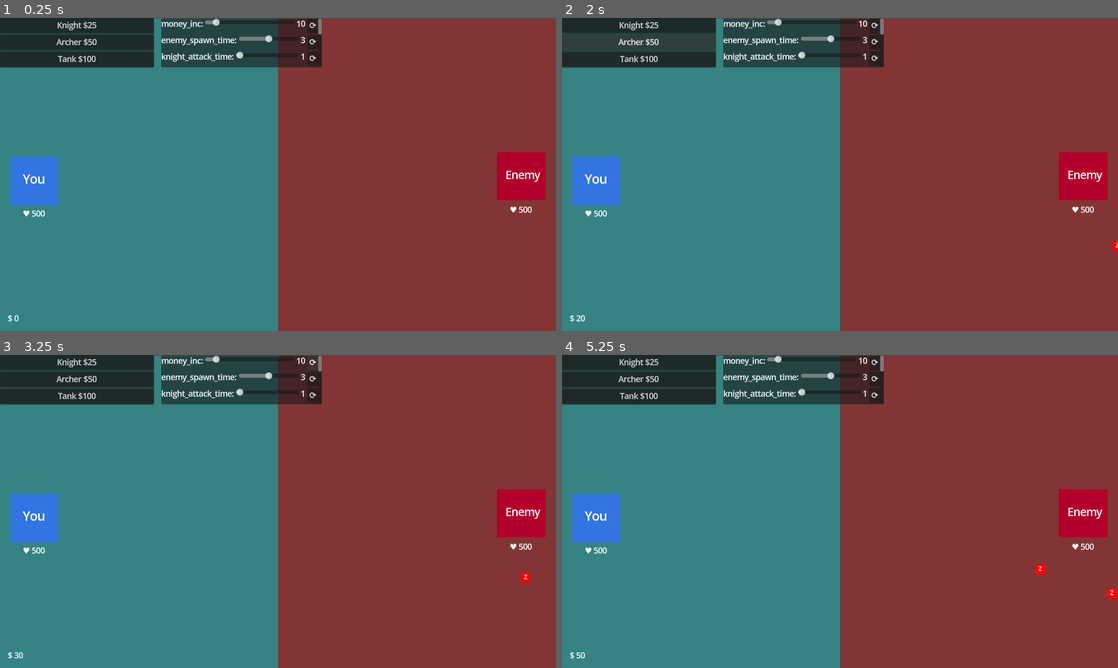
Above: before the commit, frames 1-4 (two rows, left to right).
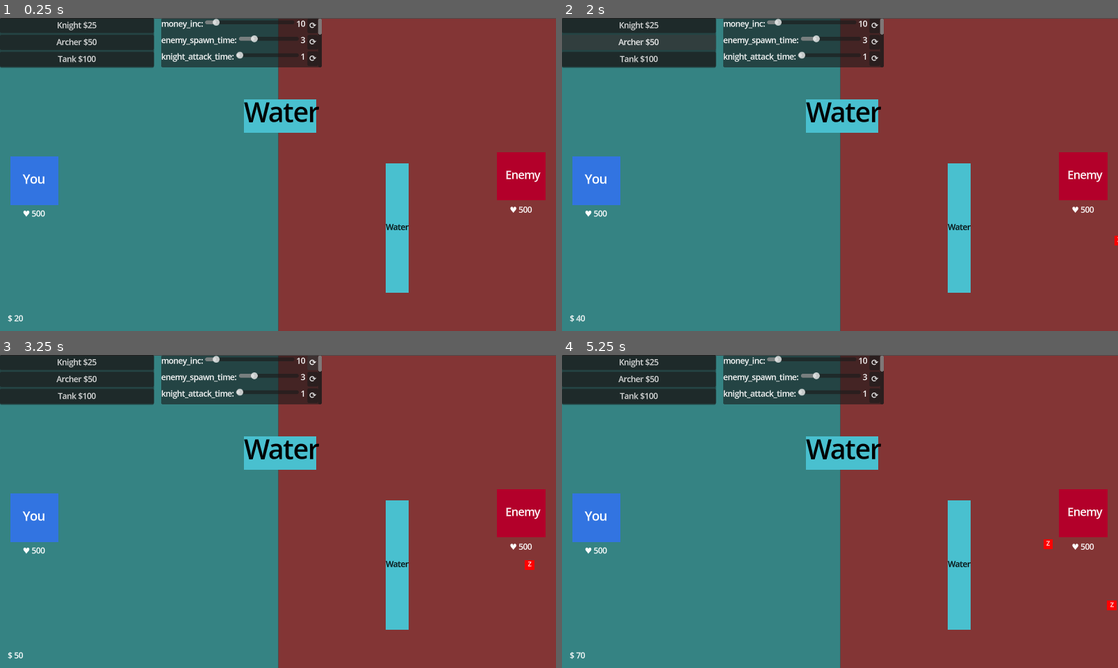
Above: after the commit, the same moments.

Repository: hpi-swa-lab/godot-pronto
Game: Godot game, scene res://prototypes/i4w1-jf-tower-defense/tower-defense.tscn
Two runs of this game, one before a commit and one after it. Both use one fixed random seed, a clock stepped at 60 frames per second and the inputs below.
Inputs:
- Up to frame 1 (0.25 s): no input
- Up to frame 2 (2 s): click "Knight $25" at 0.5 s; click "Archer $50" at 1.25 s
- Up to frame 3 (3.25 s): click "Tank $100" at 2 s; click "⟳" at 2.75 s
- Up to frame 4 (5.25 s): click "⟳" at 3.5 s; click "⟳" at 4.25 s; click "⟳" at 5 s

The runs differ from the first frame. In frame 1, 3.2% of the frame differs, in the area x 2-74%, y 5-98%; in frame 2, 3.2%; in frame 3, 3.3%; in frame 4, 3.4%, in the area x 2-100%, y 5-97%.

Commit message:
Minor improvements

Diff:
--- a/prototypes/i4w1-jf-tower-defense/Castle.gd
+++ b/prototypes/i4w1-jf-tower-defense/Castle.gd
@@ -13,6 +13,7 @@
 	if attacker != null:
 		attacker.reset_target()
 	get_tree().paused = true
+	get_parent().get_node("GameOver").show()
 
 func set_attacker(node: CharacterBody2D):
 	attacker = node
--- a/prototypes/i4w1-jf-tower-defense/Enemy.gd
+++ b/prototypes/i4w1-jf-tower-defense/Enemy.gd
@@ -27,12 +27,13 @@
 		set_move_target(self.global_position)
 
 func _physics_process(delta):
-	var dir = to_local(nav_agent.get_next_path_position()).normalized()
-	velocity = dir * G.at(speed_prop)
-	move_and_slide()
+	update_color()
 	check_if_target_out_of_dist()
 	queue_redraw()
-	update_color()
+	if(!nav_agent.is_target_reached()):
+		var dir = to_local(nav_agent.get_next_path_position()).normalized()
+		velocity = dir * G.at(speed_prop)
+		move_and_slide()
 
 func update_color():
 	get_node("Placeholder").color = color.lerp(dead_color, 1 - (health / max_health))
--- a/prototypes/i4w1-jf-tower-defense/tower-defense.gd
+++ b/prototypes/i4w1-jf-tower-defense/tower-defense.gd
@@ -33,7 +33,6 @@
 					selected.append(item.collider)
 			for item in selected:
 				pass
-			print(selected)
 	if event is InputEventMouseMotion and dragging:
 		queue_redraw()
 
--- a/prototypes/i4w1-jf-tower-defense/tower-defense.tscn
+++ b/prototypes/i4w1-jf-tower-defense/tower-defense.tscn
@@ -15,45 +15,6 @@
 [ext_resource type="Script" path="res://addons/pronto/behaviors/State.gd" id="12_laxul"]
 [ext_resource type="Script" path="res://addons/pronto/behaviors/Bind.gd" id="13_wys14"]
 
-[sub_resource type="GDScript" id="GDScript_e5la8"]
-script/source = "@tool
-extends U
-@warning_ignore(\"unused_parameter\")
-func run(instance, from):
-	print(instance.get_node(\"NavigationAgent2D\"))
-"
-
-[sub_resource type="Resource" id="Resource_8e6xu"]
-script = ExtResource("4_gmxrw")
-nested_script = SubResource("GDScript_e5la8")
-argument_names = ["instance", "from"]
-return_value = false
-
-[sub_resource type="GDScript" id="GDScript_xic4x"]
-script/source = "@tool
-extends U
-@warning_ignore(\"unused_parameter\")
-func run(instance, from):
-	return true
-"
-
-[sub_resource type="Resource" id="Resource_4i6xw"]
-script = ExtResource("4_gmxrw")
-nested_script = SubResource("GDScript_xic4x")
-argument_names = ["instance", "from"]
-return_value = true
-
-[sub_resource type="Resource" id="Resource_u03uj"]
-script = ExtResource("4_0nawf")
-signal_name = "spawned"
-to = NodePath("")
-invoke = ""
-arguments = []
-only_if = SubResource("Resource_4i6xw")
-expression = SubResource("Resource_8e6xu")
-deferred = false
-enabled = true
-
 [sub_resource type="GDScript" id="GDScript_s672m"]
 script/source = "@tool
 extends U
@@ -471,9 +432,9 @@
 return_value = true
 
 [sub_resource type="NavigationPolygon" id="NavigationPolygon_l2jg2"]
-vertices = PackedVector2Array(1428, -118, 1388, 766, 1150, 393, 1150, 257, -101, -80, 1009, 257, -141, 774, 1010, 393, 121, 387, 20, 387, 20, 287, 121, 287)
-polygons = Array[PackedInt32Array]([PackedInt32Array(0, 1, 2, 3), PackedInt32Array(4, 0, 3, 5), PackedInt32Array(2, 1, 6, 7), PackedInt32Array(8, 7, 6, 9), PackedInt32Array(9, 6, 4, 10), PackedInt32Array(10, 4, 5, 11), PackedInt32Array(11, 5, 7, 8)])
-outlines = Array[PackedVector2Array]([PackedVector2Array(20, 287, 121, 287, 121, 387, 20, 387), PackedVector2Array(1009, 257, 1150, 257, 1150, 393, 1010, 393), PackedVector2Array(-101, -80, 1428, -118, 1388, 766, -141, 774)])
+vertices = PackedVector2Array(1150, 257, 1009, 257, 659, 240, 659, 157, 853, 576, 1388, 766, -141, 774, 784, 575, 1428, -118, 1150, 393, 1010, 393, 853, 290, -101, -80, 783, 294, 499, 239, 493, 158)
+polygons = Array[PackedInt32Array]([PackedInt32Array(0, 1, 2, 3), PackedInt32Array(4, 5, 6, 7), PackedInt32Array(8, 5, 9, 0), PackedInt32Array(9, 5, 4, 10), PackedInt32Array(10, 4, 11, 1), PackedInt32Array(12, 8, 0, 3), PackedInt32Array(2, 1, 11, 13), PackedInt32Array(7, 6, 12, 14), PackedInt32Array(12, 3, 15), PackedInt32Array(2, 13, 7, 14), PackedInt32Array(14, 12, 15)])
+outlines = Array[PackedVector2Array]([PackedVector2Array(1009, 257, 1150, 257, 1150, 393, 1010, 393), PackedVector2Array(-101, -80, 1428, -118, 1388, 766, -141, 774), PackedVector2Array(493, 158, 659, 157, 659, 240, 499, 239), PackedVector2Array(783, 294, 853, 290, 853, 576, 784, 575)])
 
 [sub_resource type="GDScript" id="GDScript_lhnjy"]
 script/source = "@tool
@@ -592,8 +553,8 @@
 @warning_ignore(\"unused_parameter\")
 func run(result, from, to):
 	var rng = RandomNumberGenerator.new()
-	var rndX = rng.randi_range(150, 575)
-	var rndY = rng.randi_range(0, 650)
+	var rndX = rng.randi_range(150, 500)
+	var rndY = rng.randi_range(200, 450)
 	return Vector2(rndX, rndY)
 "
 
@@ -650,8 +611,8 @@
 @warning_ignore(\"unused_parameter\")
 func run(result, from, to):
 	var rng = RandomNumberGenerator.new()
-	var rndX = rng.randi_range(150, 575)
-	var rndY = rng.randi_range(0, 650)
+	var rndX = rng.randi_range(150, 500)
+	var rndY = rng.randi_range(200, 450)
 	return Vector2(rndX, rndY)
 "
 
@@ -708,8 +669,8 @@
 @warning_ignore(\"unused_parameter\")
 func run(result, from, to):
 	var rng = RandomNumberGenerator.new()
-	var rndX = rng.randi_range(150, 575)
-	var rndY = rng.randi_range(0, 650)
+	var rndX = rng.randi_range(150, 500)
+	var rndY = rng.randi_range(200, 450)
 	return Vector2(rndX, rndY)
 "
 
@@ -799,7 +760,7 @@
 [node name="Spawner" type="Node2D" parent="."]
 position = Vector2(-175, 32)
 script = ExtResource("2_2kynd")
-metadata/pronto_connections = [SubResource("Resource_u03uj")]
+metadata/pronto_connections = []
 
 [node name="Knight" type="CharacterBody2D" parent="Spawner" node_paths=PackedStringArray("target_location") groups=["selectable", "troop"]]
 position = Vector2(33, 40)
@@ -819,6 +780,7 @@
 [node name="NavigationAgent2D" type="NavigationAgent2D" parent="Spawner/Knight"]
 avoidance_enabled = true
 radius = 114.6
+debug_enabled = true
 
 [node name="NavigationObstacle2D" type="NavigationObstacle2D" parent="Spawner/Knight"]
 
@@ -841,7 +803,7 @@
 [node name="Spawner2" type="Node2D" parent="."]
 position = Vector2(-169, 126)
 script = ExtResource("2_2kynd")
-metadata/pronto_connections = [SubResource("Resource_u03uj")]
+metadata/pronto_connections = []
 
 [node name="Archer" type="CharacterBody2D" parent="Spawner2" node_paths=PackedStringArray("target_location") groups=["selectable", "troop"]]
 position = Vector2(33, 40)
@@ -861,6 +823,7 @@
 [node name="NavigationAgent2D" type="NavigationAgent2D" parent="Spawner2/Archer"]
 avoidance_enabled = true
 radius = 114.6
+debug_enabled = true
 
 [node name="NavigationObstacle2D" type="NavigationObstacle2D" parent="Spawner2/Archer"]
 
@@ -883,7 +846,7 @@
 [node name="Spawner3" type="Node2D" parent="."]
 position = Vector2(-174, 218)
 script = ExtResource("2_2kynd")
-metadata/pronto_connections = [SubResource("Resource_u03uj")]
+metadata/pronto_connections = []
 
 [node name="Tank" type="CharacterBody2D" parent="Spawner3" node_paths=PackedStringArray("target_location") groups=["selectable", "troop"]]
 position = Vector2(33, 40)
@@ -903,6 +866,7 @@
 [node name="NavigationAgent2D" type="NavigationAgent2D" parent="Spawner3/Tank"]
 avoidance_enabled = true
 radius = 114.6
+debug_enabled = true
 
 [node name="NavigationObstacle2D" type="NavigationObstacle2D" parent="Spawner3/Tank"]
 
@@ -925,7 +889,7 @@
 [node name="EnemySpawner" type="Node2D" parent="."]
 position = Vector2(1015, 65)
 script = ExtResource("2_2kynd")
-metadata/pronto_connections = [SubResource("Resource_u03uj")]
+metadata/pronto_connections = []
 
 [node name="Enemy" type="CharacterBody2D" parent="EnemySpawner" node_paths=PackedStringArray("target_location") groups=["enemy"]]
 position = Vector2(33, 40)
@@ -956,7 +920,8 @@
 
 [node name="NavigationAgent2D" type="NavigationAgent2D" parent="EnemySpawner/Enemy"]
 avoidance_enabled = true
-radius = 114.6
+radius = 30.0
+debug_path_custom_color = Color(0.207843, 1, 0, 1)
 
 [node name="SpawnerClock" type="Node2D" parent="."]
 position = Vector2(982, 59)
@@ -984,7 +949,7 @@
 position = Vector2(104, -2)
 script = ExtResource("12_laxul")
 global = true
-metadata/player_money = 0.0
+metadata/player_money = 20.0
 
 [node name="MoneyLabel" type="Label" parent="."]
 offset_left = 16.0
@@ -1071,9 +1036,10 @@
 float_step_size = 1.0
 
 [node name="enemy_spawn_time" type="Node2D" parent="PanelContainer2/PrototypingUI"]
+position = Vector2(-362.662, -362.662)
 script = ExtResource("11_2imrd")
 float_from = 1.0
-float_to = 5.0
+float_to = 10.0
 float_value = 3.0
 float_step_size = 1.0
 
@@ -1106,7 +1072,7 @@
 script = ExtResource("11_2imrd")
 float_from = 50.0
 float_to = 300.0
-float_value = 150.0
+float_value = 100.0
 float_step_size = 1.0
 
 [node name="archer_range" type="Node2D" parent="PanelContainer2/PrototypingUI"]
@@ -1142,9 +1108,37 @@
 float_step_size = 5.0
 
 [node name="tank_speed" type="Node2D" parent="PanelContainer2/PrototypingUI"]
-position = Vector2(-752.197, 417.197)
+position = Vector2(-340.971, -253.029)
 script = ExtResource("11_2imrd")
 float_from = 10.0
 float_to = 50.0
 float_value = 30.0
 float_step_size = 5.0
+
+[node name="Water" type="Area2D" parent="."]
+position = Vector2(580, 203)
+
+[node name="Placeholder" type="Node2D" parent="Water"]
+script = ExtResource("1_5i2nd")
+label = "Water"
+color = Color(0.286275, 0.752941, 0.811765, 1)
+placeholder_size = Vector2(149, 70)
+
+[node name="Water2" type="Area2D" parent="."]
+position = Vector2(823, 435)
+
+[node name="Placeholder" type="Node2D" parent="Water2"]
+script = ExtResource("1_5i2nd")
+label = "Water"
+color = Color(0.286275, 0.752941, 0.811765, 1)
+placeholder_size = Vector2(47, 267)
+
+[node name="GameOver" type="Area2D" parent="."]
+visible = false
+position = Vector2(577, 327)
+
+[node name="Placeholder" type="Node2D" parent="GameOver"]
+script = ExtResource("1_5i2nd")
+label = "GAME OVER  "
+color = Color(0, 0, 0, 0.701961)
+placeholder_size = Vector2(828, 340)
Not shown: 1 places in prototypes/i4w1-jf-tower-defense/tower-defense.tscn that only renumber resources
